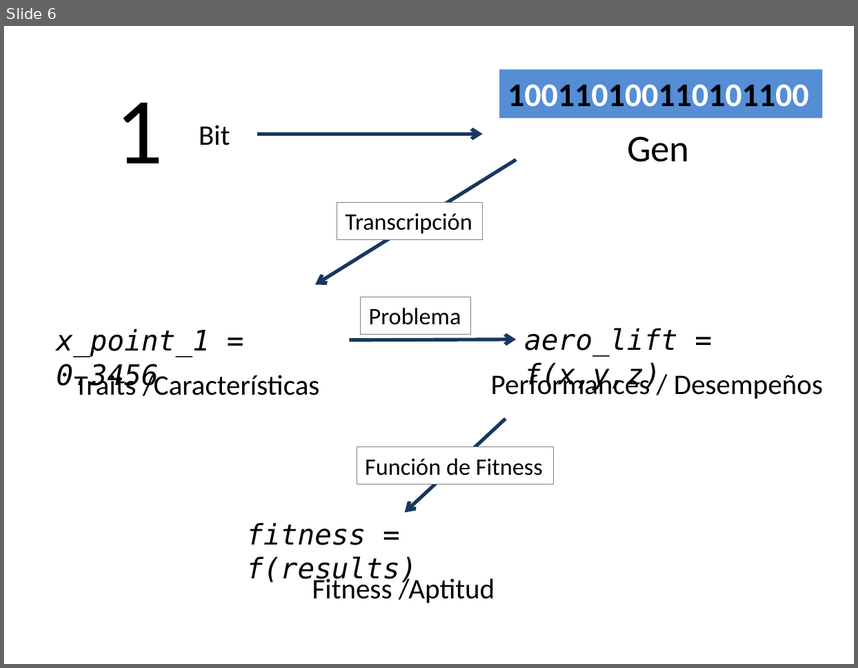
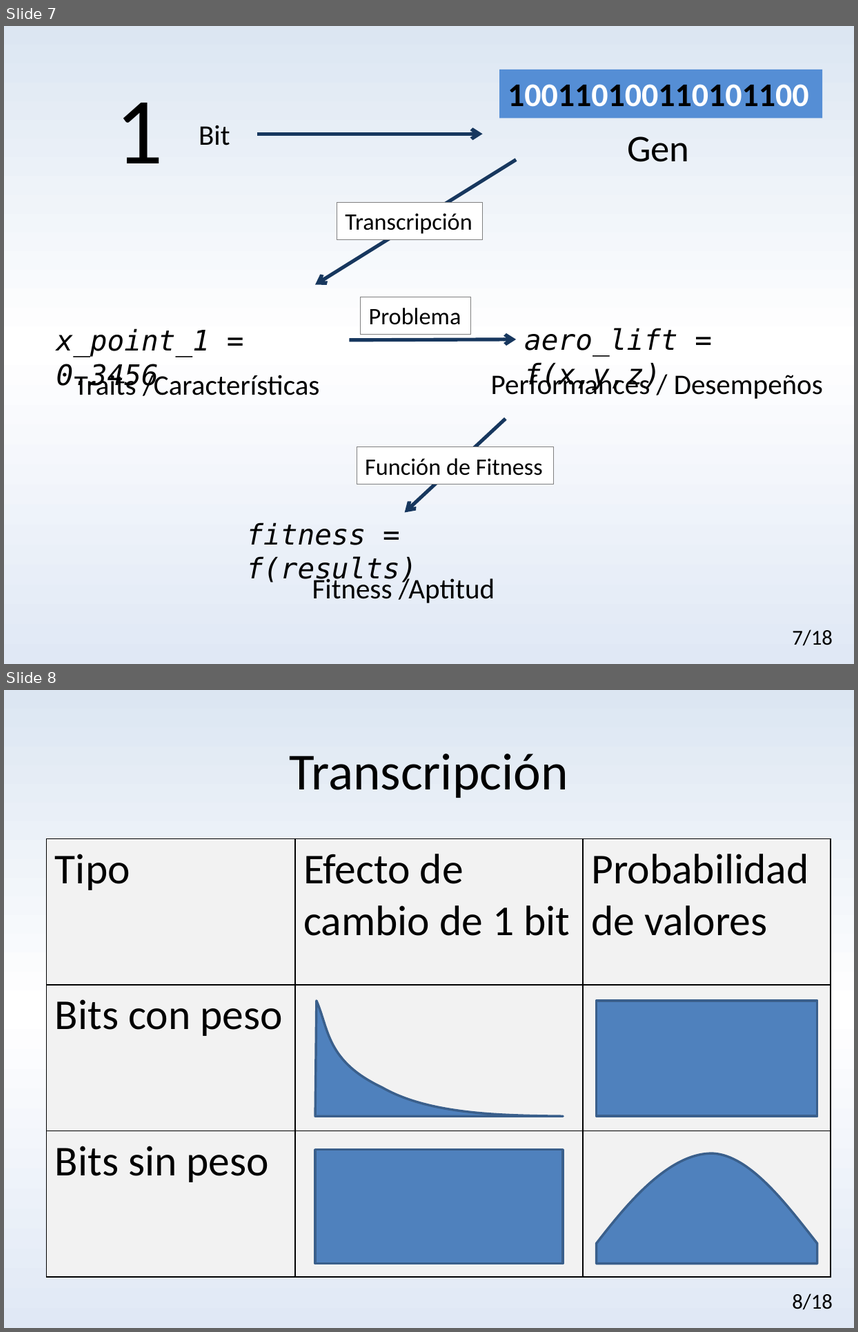
Before and after one commit to AunSiro/Algoritmos-Geneticos-R-Python-Meetup, a slide deck: Introducción a los algoritmos genéticos.pptx. Shown one above the other, each under a label of ours: slide 6 before the commit, slides 7 and 8 after it. The pictures are 858x668 and 858x1332 pixels, drawn with LibreOffice and Linux fonts; fonts in the diff are those of the drawing. Boxes give left, top, right and bottom in pixels: in the first picture for what was removed or moved away, otherwise in the second. Text is boxed around its words. In the diff, an @@ line names an element or a change of style, - is before the commit and + after.

```diff
--- a/Introducción a los algoritmos genéticos.pptx
+++ b/Introducción a los algoritmos genéticos.pptx
@@ slide 8 added at (x1=4, y1=690, x2=854, y2=1328), background gradient #DCE6F2 to #FFFFFF to #E1E8F5 @@
@@ title added at (x1=289, y1=753, x2=568, y2=798), 44 pt, text #000000 @@
+Transcripción
@@ table added at (x1=47, y1=839, x2=831, y2=1276), 3 rows, 3 columns @@
+Tipo | Efecto de cambio de 1 bit | Probabilidad de valores
+Bits con peso |  | 
+Bits sin peso |  | 
@@ freeform shape added at (x1=315, y1=1000, x2=562, y2=1116), fill #4F81BD, outline #3A5F8C 2 pt @@
@@ rectangle added at (x1=597, y1=1000, x2=818, y2=1116), fill #4F81BD, outline #3A5F8C 2 pt @@
@@ rectangle added at (x1=315, y1=1149, x2=562, y2=1263), fill #4F81BD, outline #3A5F8C 2 pt @@
@@ freeform shape added at (x1=597, y1=1153, x2=818, y2=1263), fill #4F81BD, outline #3A5F8C 2 pt @@
@@ text added at (x1=792, y1=1293, x2=833, y2=1310), 18 pt, text #000000 @@
+8/18
@@ what was slide 6 is now slide 7 @@
@@ slide 7 changed as well @@
@@ background #FFFFFF to gradient #DCE6F2 to #FFFFFF to #E1E8F5 @@
@@ text added at (x1=792, y1=629, x2=833, y2=646), 18 pt, text #000000 @@
+7/18
```
Also in this commit, not shown: 13 other slides changed, 4 other slides added.
